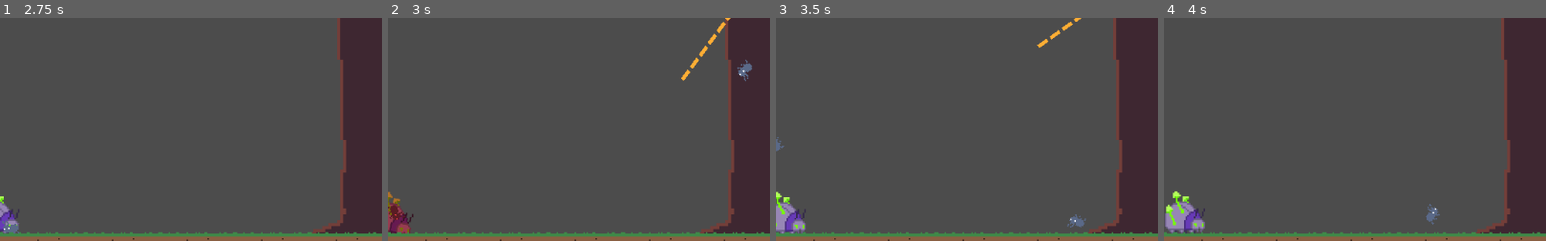
Above: before the commit, frames 1-4 (left to right).
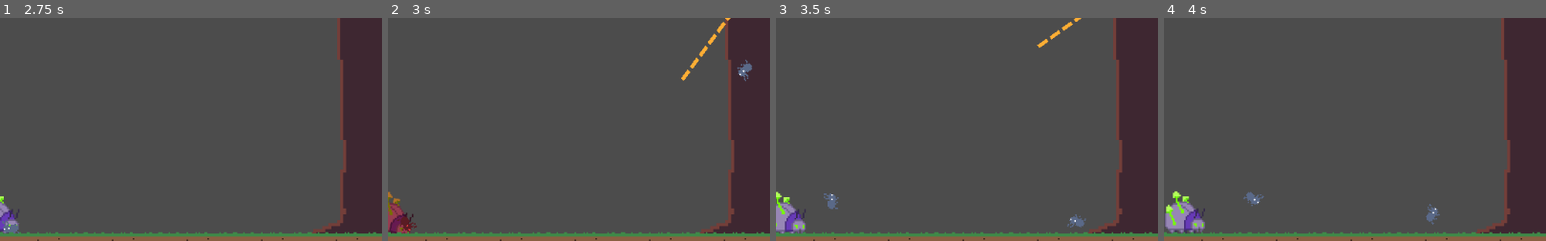
Above: after the commit, the same moments.

Repository: asafigan/game-off-2021
Game: Godot game, scene res://src/BattleField.tscn
The game is run twice, just before and just after one commit, with the same random seed, the same clock (stepped at 60 frames per second) and the same inputs.
Inputs (mouse positions are % of the whole screen's width and height, from its top left):
- Up to frame 1 (2.75 s): tap Enter at 0.5, 2 s; move the mouse to (72, 45) at 0.52 s; click (72, 45) at 0.67 s; tap Space at 1.25 s; drag from (30, 55) to (50, 91) at 1.27 s; move the mouse to (60, 28) at 2.02 s; click (60, 28) at 2.17 s
- Up to frame 2 (3 s): drag from (45, 70) to (2, 91) at 2.77 s
- Up to frame 3 (3.5 s): no input
- Up to frame 4 (4 s): move the mouse to (80, 65) at 3.52 s; click (80, 65) at 3.67 s
The pictures show only the part of the screen within x 0-50%, y 45-95%; the shares and areas given below are measured in that part.

Frame 1 is identical in both runs. In frame 2, 0.3% of the frame differs, in the area x 0-8%, y 84-96%; in frame 3, 0.2%; in frame 4, 0.2%.

Commit message:
refactor: :recycle: redo damage and fling system

Diff:
--- a/src/catapult/projectiles/Projectile.gd
+++ b/src/catapult/projectiles/Projectile.gd
@@ -7,6 +7,7 @@
 export var should_do_damage: = true
 export var spawn_with_health: float
 export var play_damage_animation: bool
+export var spawn_scene_scale: float = 1.0
 
 var has_done_damage: = false
 var bodies_in = 0
@@ -22,6 +23,7 @@
 
 func _on_AntProjectile_body_entered(body):
 	timer.start()
+
 	if should_do_damage and not has_done_damage:
 		attack(body)
 		has_done_damage = true
@@ -48,6 +50,7 @@
 func spawn():
 	var spawned = spawn_scene.instance()
 	spawned.global_position = global_position
+	spawned.scale = Vector2(spawn_scene_scale, spawn_scene_scale)
 	get_parent().add_child(spawned)
 
 	var facing = to_global(Vector2.RIGHT)-global_position
--- a/src/collisions/HitBox.gd
+++ b/src/collisions/HitBox.gd
@@ -1,4 +1,4 @@
 extends Area2D
 
 #warning-ignore:unused_signal
-signal damage(amount)
+signal damage(info)
--- a/src/collisions/HurtBox.gd
+++ b/src/collisions/HurtBox.gd
@@ -1,6 +1,17 @@
 extends Area2D
+
+export var damage_multiplier: = 1.0
+export var force_multiplier: = 1.0
+
+signal hurt(area, info)
 
 onready var collision_shape = $CollisionShape2D
 
 func disable():
 	collision_shape.set_deferred("disabled", true)
+
+func _on_HurtBox_area_entered(area):
+	emit_signal("hurt", area, {
+		damage_multiplier = damage_multiplier,
+		force_multiplier = force_multiplier,
+	})
--- a/src/collisions/HurtBox.tscn
+++ b/src/collisions/HurtBox.tscn
@@ -10,3 +10,5 @@
 script = ExtResource( 1 )
 
 [node name="CollisionShape2D" type="CollisionShape2D" parent="."]
+
+[connection signal="area_entered" from="." to="." method="_on_HurtBox_area_entered"]
--- a/src/collisions/Targeting.gd
+++ b/src/collisions/Targeting.gd
@@ -1,19 +1,10 @@
 extends Area2D
 class_name Targeting
-
-var targets: = []
-
-func _on_Targeting_area_entered(area):
-	targets.append(area)
-
-
-func _on_Targeting_area_exited(area):
-	targets.erase(area)
 
 func get_closest_target():
 	var closest = null
 	var distance = 0
-	for target in targets:
+	for target in get_overlapping_areas():
 		var target_distance = global_position.distance_to(target.global_position)
 		if closest == null or distance > target_distance:
 			closest = target
--- a/src/collisions/Targeting.tscn
+++ b/src/collisions/Targeting.tscn
@@ -14,6 +14,3 @@
 
 [node name="CollisionShape2D" type="CollisionShape2D" parent="."]
 shape = SubResource( 1 )
-
-[connection signal="area_entered" from="." to="." method="_on_Targeting_area_entered"]
-[connection signal="area_exited" from="." to="." method="_on_Targeting_area_exited"]
--- a/src/creatures/Ant.gd
+++ b/src/creatures/Ant.gd
@@ -1,45 +1,13 @@
 extends Creature
-
-var projectile_form: PackedScene = load("res://src/catapult/projectiles/AntProjectile.tscn")
-var rng = RandomNumberGenerator.new()
-var has_been_flung: = false
-var death_scene: PackedScene = load("res://src/effects/Ghost.tscn")
-
-func _ready():
-	rng.randomize()
-
-func _on_HurtBox_area_entered(area):
-	attack(area)
-
 
 func _on_HitBox_damage(amount):
 	take_damage(amount)
 
-
 func _on_StopBox_area_entered(_area):
 	enemy_in_range()
-
 
 func _on_StopBox_area_exited(_area):
 	enemy_out_of_range()
 
-
-func _on_Ant_took_damage(_amount):
-	call_deferred("fling")
-
-func fling():
-	queue_free()
-	if projectile_form and not has_been_flung:
-		var spawned = projectile_form.instance()
-		spawned.linear_velocity = (Vector2.UP - facing) * 100
-		spawned.angular_velocity = rng.randf_range(-100, 100)
-		spawned.global_position = global_position + Vector2(0, -4)
-		spawned.set("play_damage_animation", true)
-		spawned.set("should_do_damage", false)
-		spawned.call("disable_enemy_collisions")
-		get_parent().add_child(spawned)
-
-		spawned.set("spawn_with_health", current_health)
-
-		if current_health <= 0:
-			spawned.set("spawn_scene", death_scene)
+func _on_HurtBox_hurt(area, info):
+	attack(area, info)
--- a/src/creatures/Ant.tscn
+++ b/src/creatures/Ant.tscn
@@ -164,7 +164,9 @@
 max_speed = 40.0
 rampup_time = 0.5
 stop_time = 0.2
-strength = 5.0
+attack_damage = 5.0
+attack_force = 0.0
+path_to_projectile_form = "res://src/catapult/projectiles/AntProjectile.tscn"
 
 [node name="AnimationPlayer" type="AnimationPlayer" parent="."]
 anims/Attack = SubResource( 1 )
@@ -217,9 +219,8 @@
 visible = false
 collision_mask = 16
 
-[connection signal="took_damage" from="." to="." method="_on_Ant_took_damage"]
 [connection signal="damage" from="Pivot/HitBox" to="." method="_on_HitBox_damage"]
-[connection signal="area_entered" from="Pivot/HurtBox" to="." method="_on_HurtBox_area_entered"]
+[connection signal="hurt" from="Pivot/HurtBox" to="." method="_on_HurtBox_hurt"]
 [connection signal="area_entered" from="Pivot/StopBox" to="." method="_on_StopBox_area_entered"]
 [connection signal="area_exited" from="Pivot/StopBox" to="." method="_on_StopBox_area_exited"]
 
--- a/src/creatures/Creature.gd
+++ b/src/creatures/Creature.gd
@@ -7,14 +7,24 @@
 export var rampup_time: = 1.0
 # roughly how long it takes to top (seconds)
 export var stop_time: = 2.0
-# amount of damage creature does
-export var strength: = 1.0
+# amount of damage creature's attacks do
+export var attack_damage: = 1.0
+# amount of force creature's attacks do
+export var attack_force: = 1.0
 # amount of health creature has
 export var max_health: = 10.0
+# how much force it takes to fling them
+export var max_stance: = 1.0
 # gravity (pixels/second/second)
 export var gravity: = 98.0
 # the direction they face
 export var facing: = Vector2.RIGHT
+# projectile form
+export(String, FILE, "*.tscn") var path_to_projectile_form
+# scene spawned on death
+export var death_scene: PackedScene = preload("res://src/effects/ghost.tscn")
+# scale of death scene
+export var death_scene_scale: = 1.0
 
 signal killed
 signal took_damage(amount)
@@ -29,15 +39,20 @@
 var state = State.Move
 var enemies_in_range: = 0
 var current_drag: = 0.0
+var has_been_flung: = false
+var has_been_killed: = false
+var rng = RandomNumberGenerator.new()
 
 onready var pivot: Position2D = $Pivot
 onready var targeting: Targeting
 onready var animation_tree: AnimationTree = $AnimationTree
 onready var animation_state: AnimationNodeStateMachinePlayback = animation_tree.get("parameters/playback")
 onready var current_health: = max_health
+onready var projectile_form: PackedScene
 
 # Called when the node enters the scene tree for the first time.
 func _ready():
+	rng.randomize()
 	facing.y = 0
 	facing = facing.normalized()
 
@@ -46,6 +61,9 @@
 		retarget()
 
 	animation_tree.active = true
+
+	if path_to_projectile_form:
+		projectile_form = load(path_to_projectile_form)
 
 func _physics_process(delta: float) -> void:
 	velocity += acceleration * delta
@@ -101,13 +119,50 @@
 func attacking() -> void:
 	animation_state.travel("Attack")
 
-func attack(area):
-	area.emit_signal("damage", strength)
+func attack(area, info):
+	area.emit_signal("damage", {
+		damage = attack_damage * info.damage_multiplier,
+		force = attack_force * info.force_multiplier,
+	})
 
-func take_damage(amount: float):
-	current_health -= amount
-	emit_signal("took_damage", amount)
+func take_damage(info: Dictionary):
+	current_health -= info.damage
+	emit_signal("took_damage", info.damage)
+
+	if info.force > max_stance:
+		call_deferred("fling")
 
 	if current_health <= 0:
-		emit_signal("killed")
+		call_deferred("kill")
+
+func kill():
+	emit_signal("killed")
+	queue_free()
+	if death_scene and not (has_been_flung or has_been_killed):
+		has_been_killed = true
+		var spawned = death_scene.instance()
+		get_parent().add_child(spawned)
+		spawned.global_position = global_position
+		spawned.scale = Vector2(death_scene_scale, death_scene_scale)
+
+
+func fling():
+	if projectile_form and not has_been_flung:
 		queue_free()
+		has_been_flung = true
+
+		var spawned: RigidBody2D = projectile_form.instance()
+		spawned.global_position = global_position + Vector2(0, -4)
+		spawned.angular_velocity = rng.randf_range(-20, 20)
+		spawned.set("play_damage_animation", true)
+		spawned.set("should_do_damage", false)
+		spawned.call("disable_enemy_collisions")
+		get_parent().add_child(spawned)
+
+		spawned.apply_central_impulse((Vector2.UP - facing) * 100)
+
+		spawned.set("spawn_with_health", current_health)
+
+		if current_health <= 0:
+			spawned.set("spawn_scene", death_scene)
+			spawned.set("spawn_scene_scale", death_scene_scale)
--- a/src/creatures/ShroomBeetle.gd
+++ b/src/creatures/ShroomBeetle.gd
@@ -1,37 +1,25 @@
 extends Creature
-
-export var death_scene: PackedScene
 
 onready var damageAnimationPlayer: = $DamageAnimationPlayer
 
-func _on_HurtBox_area_entered(area):
-	attack(area)
-
-
-func _on_HitBox_damage(amount):
-	take_damage(amount)
-
+func _on_HitBox_damage(info):
+	take_damage(info)
 
 func _on_StopBox_area_entered(_area):
 	enemy_in_range()
 
-
 func _on_StopBox_area_exited(_area):
 	enemy_out_of_range()
 
-
 func _on_StaticBodyHitBox_damage(amount):
-	take_damage(amount)
-
+	take_damage({
+		damage = amount,
+		force = 0.0,
+	})
 
 func _on_ShroomBeetle_took_damage(amount):
 	damageAnimationPlayer.stop()
 	damageAnimationPlayer.play("Damage")
 
-
-func _on_ShroomBeetle_killed():
-	if death_scene:
-		var spawned = death_scene.instance()
-		get_parent().add_child(spawned)
-		spawned.global_position = global_position
-		spawned.scale = Vector2(2, 2)
+func _on_HurtBox_hurt(area, info):
+	attack(area, info)
--- a/src/creatures/ShroomBeetle.tscn
+++ b/src/creatures/ShroomBeetle.tscn
@@ -188,9 +188,11 @@
 script = ExtResource( 1 )
 max_speed = 30.0
 stop_time = 1.0
-strength = 5.0
+attack_damage = 5.0
+attack_force = 10.0
 max_health = 100.0
 death_scene = ExtResource( 8 )
+death_scene_scale = 2.0
 
 [node name="DamageAnimationPlayer" type="AnimationPlayer" parent="."]
 anims/Damage = SubResource( 1 )
@@ -254,10 +256,9 @@
 visible = false
 collision_mask = 64
 
-[connection signal="killed" from="." to="." method="_on_ShroomBeetle_killed"]
 [connection signal="took_damage" from="." to="." method="_on_ShroomBeetle_took_damage"]
 [connection signal="damage" from="Pivot/HitBox" to="." method="_on_HitBox_damage"]
-[connection signal="area_entered" from="Pivot/HurtBox" to="." method="_on_HurtBox_area_entered"]
+[connection signal="hurt" from="Pivot/HurtBox" to="." method="_on_HurtBox_hurt"]
 [connection signal="area_entered" from="Pivot/StopBox" to="." method="_on_StopBox_area_entered"]
 [connection signal="area_exited" from="Pivot/StopBox" to="." method="_on_StopBox_area_exited"]
 [connection signal="damage" from="Pivot/StaticBodyHitBox" to="." method="_on_StaticBodyHitBox_damage"]
--- a/src/effects/Ghost.tscn
+++ b/src/effects/Ghost.tscn
@@ -73,13 +73,13 @@
 anims/rise = SubResource( 1 )
 
 [node name="Pivot" type="Position2D" parent="."]
-position = Vector2( 4, 0 )
 
 [node name="AnimatedSprite" type="AnimatedSprite" parent="Pivot"]
-modulate = Color( 1, 1, 1, 0 )
-position = Vector2( 0, -107 )
+modulate = Color( 1, 1, 1, 0.686275 )
+position = Vector2( 0, -10 )
 scale = Vector2( 2, 2 )
 frames = SubResource( 6 )
+frame = 1
 playing = true
 
 [connection signal="animation_finished" from="AnimationPlayer" to="." method="_on_AnimationPlayer_animation_finished"]
